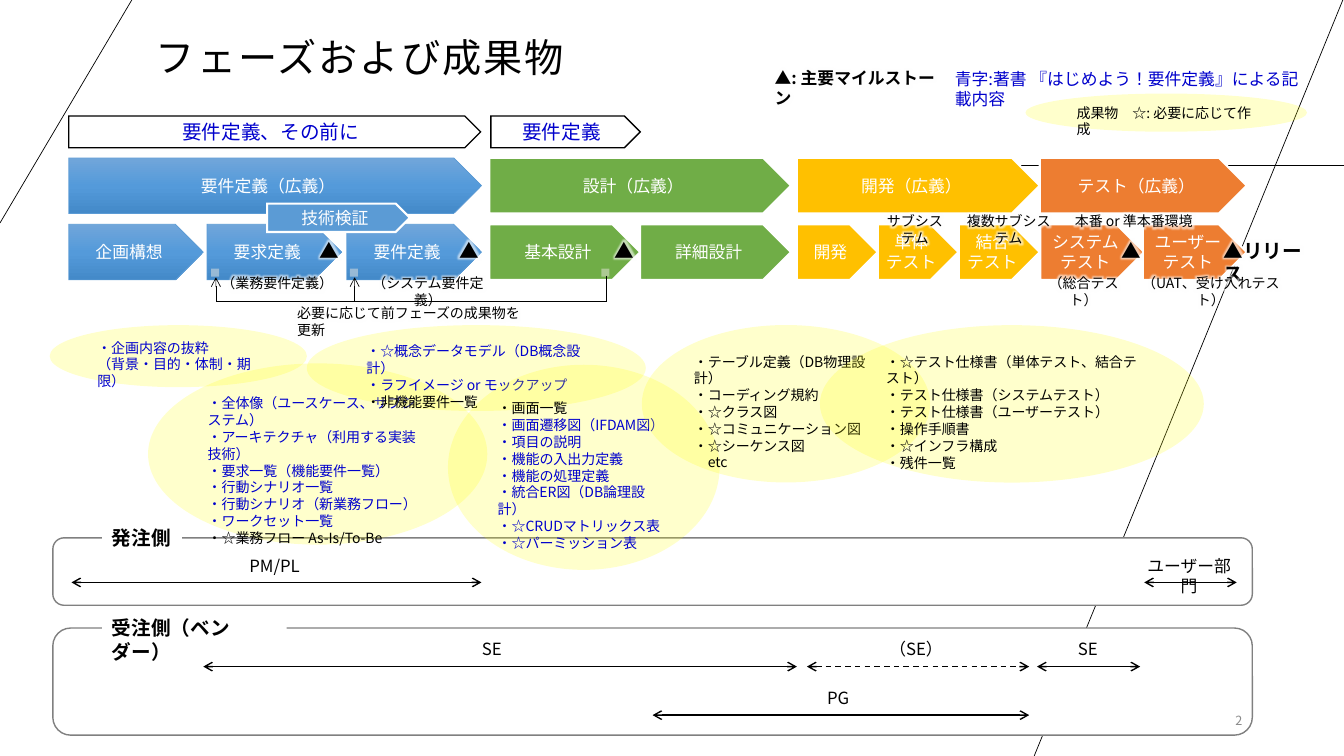
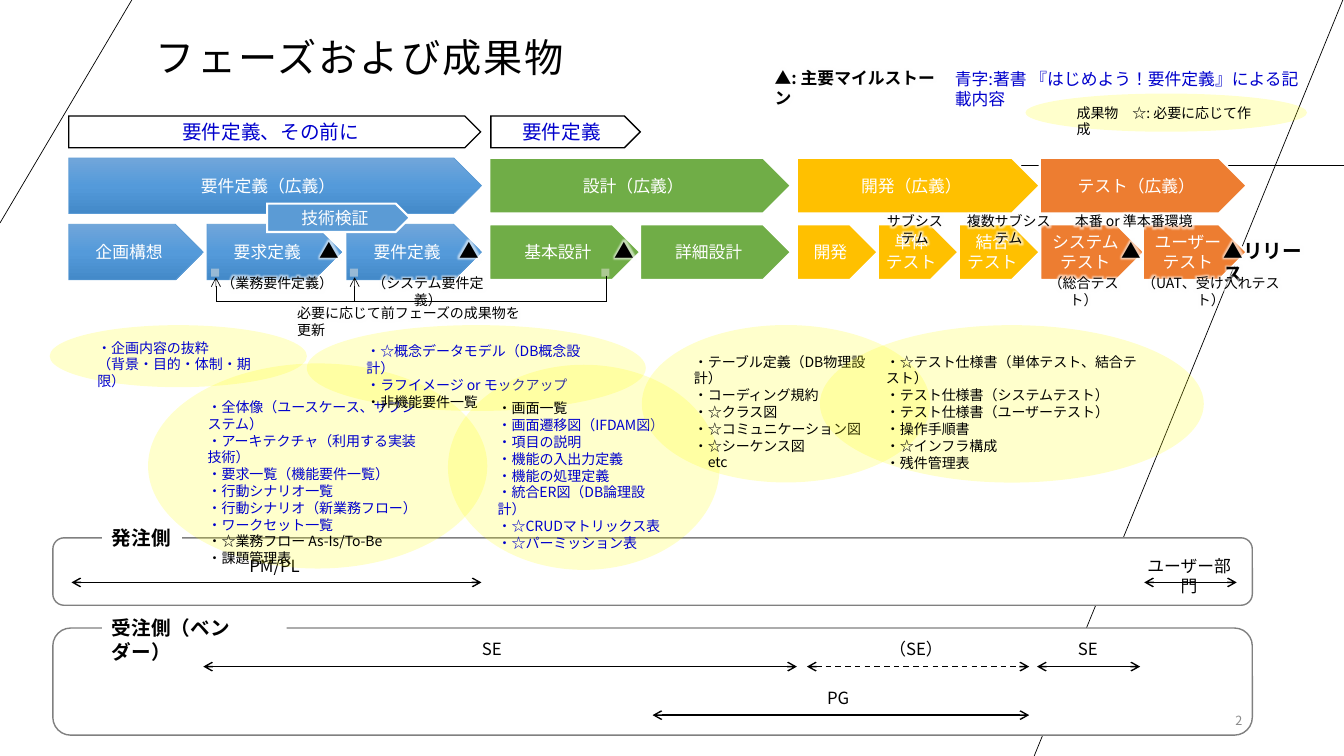
Before and after one commit to atman-33/system-dev-docs, a slide deck: slide 2 of water-fall/システム開発の進め方.pptx. Drawn at 1344x756 pixels with LibreOffice and Linux fonts; fonts in the diff are those of the drawing. Boxes give left, top, right and bottom in pixels: in the first picture for what was removed or moved away, otherwise in the second. Text is boxed around its words. In the diff, an @@ line names an element or a change of style, - is before the commit and + after.

```diff
--- a/water-fall/システム開発の進め方.pptx
+++ b/water-fall/システム開発の進め方.pptx
@@ ellipse "・全体像（ユースケース、サブシステム）": place and size @@
-ellipse "・全体像（ユースケース、サブシステム）" at (148, 364, 488, 545)
+ellipse "・全体像（ユースケース、サブシステム）" at (148, 364, 488, 570)
@@ text in ellipse at (886, 454, 970, 472): text changed @@
-・残件一覧
+・残件管理表
@@ text in ellipse at (208, 550, 292, 568): paragraph added @@
+・課題管理表
```
Also in this commit, not shown: 6 other files.
